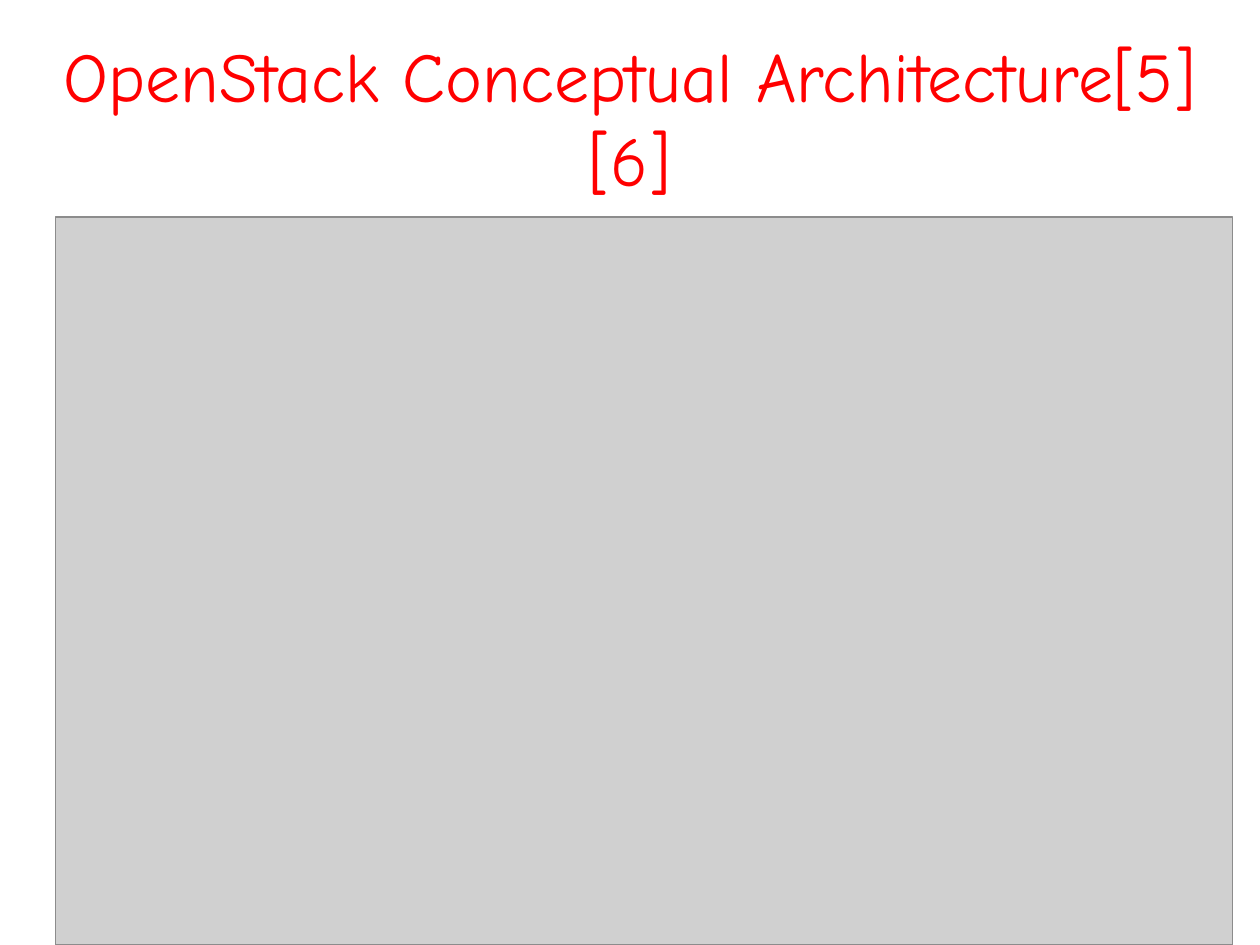
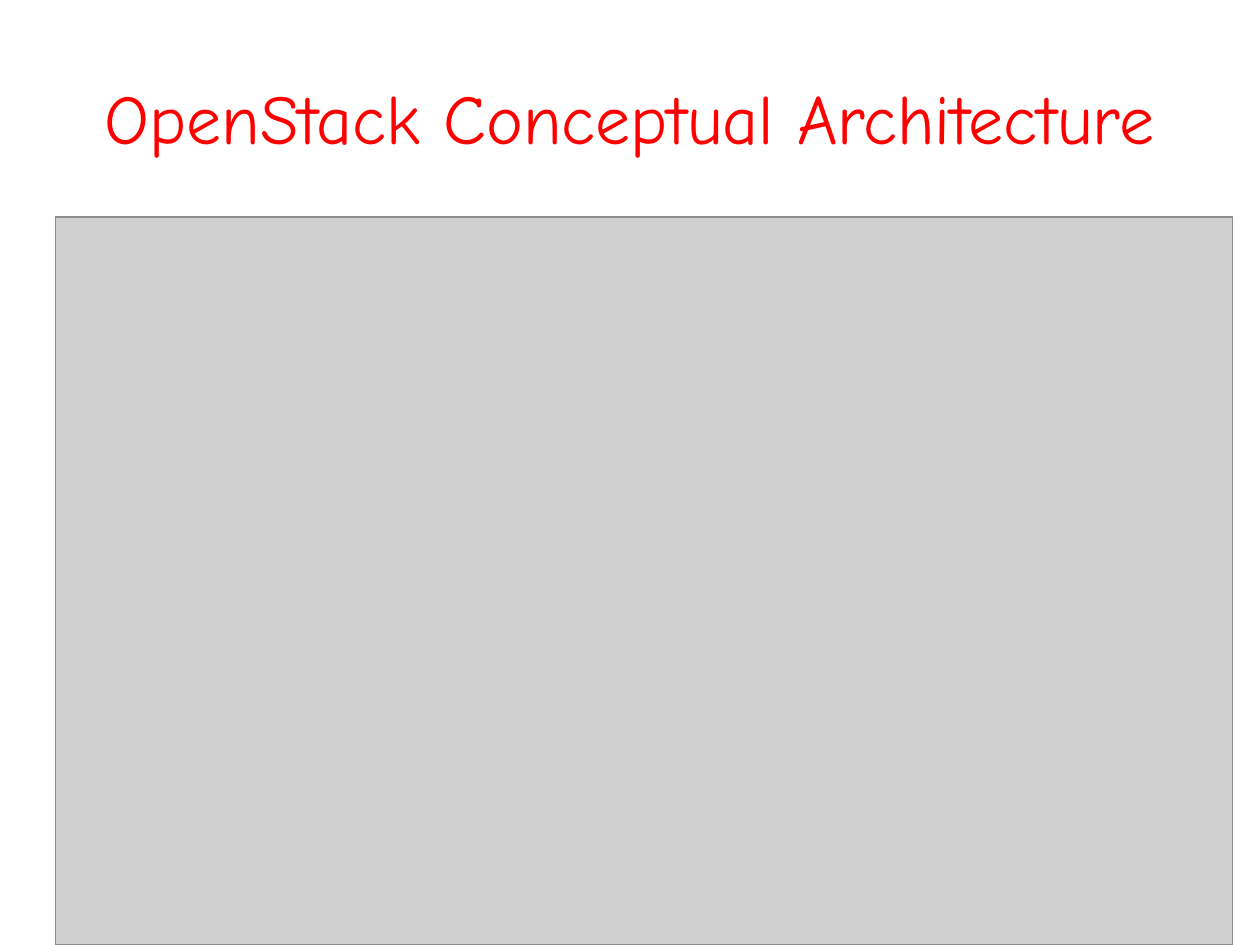
Before and after one commit to aanovelo/cmsc-137-ab5l-project, a slide deck: slide 8 of jach-phd/seminars/CMSC399-2-slides.odp (slide 7 before the commit). Drawn at 1260x945 pixels with LibreOffice and Linux fonts; fonts in the diff are those of the drawing; grey boxes stand for pictures. Boxes give left, top, right and bottom in pixels: in the first picture for what was removed or moved away, otherwise in the second. Text is boxed around its words. In the diff, an @@ line names an element or a change of style, - is before the commit and + after.

```diff
--- a/jach-phd/seminars/CMSC399-2-slides.odp
+++ b/jach-phd/seminars/CMSC399-2-slides.odp
@@ title at (105, 96, 1154, 158): text changed @@
-OpenStack Conceptual Architecture[5][6]
+OpenStack Conceptual Architecture
```
Also in this commit, not shown: 5 other slides changed, 1 slide added.
